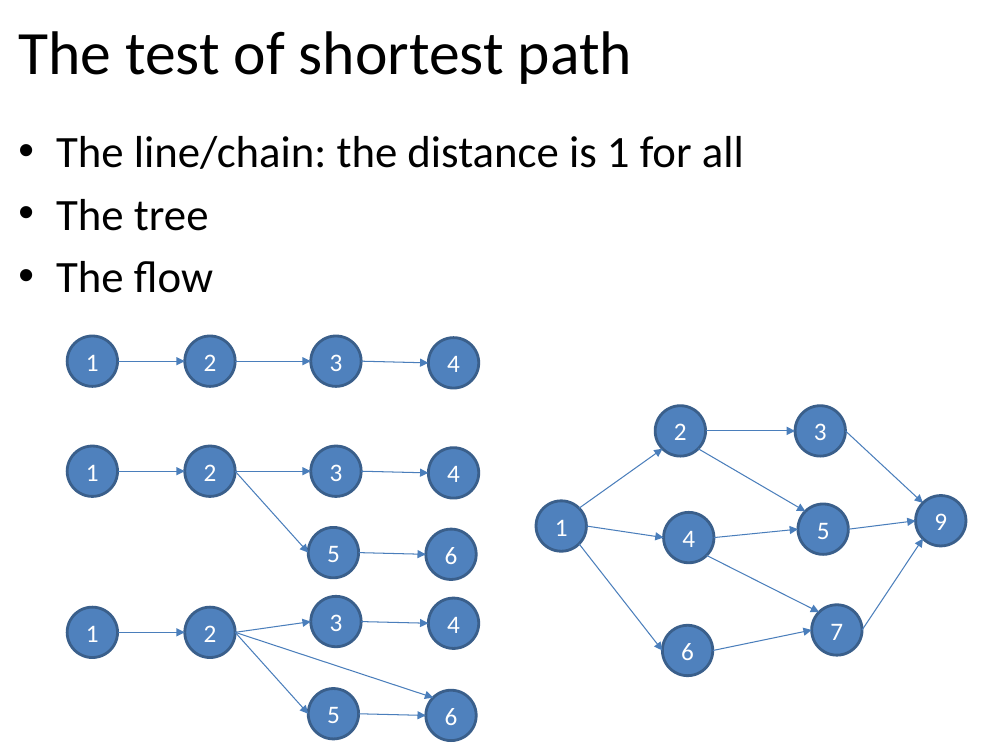
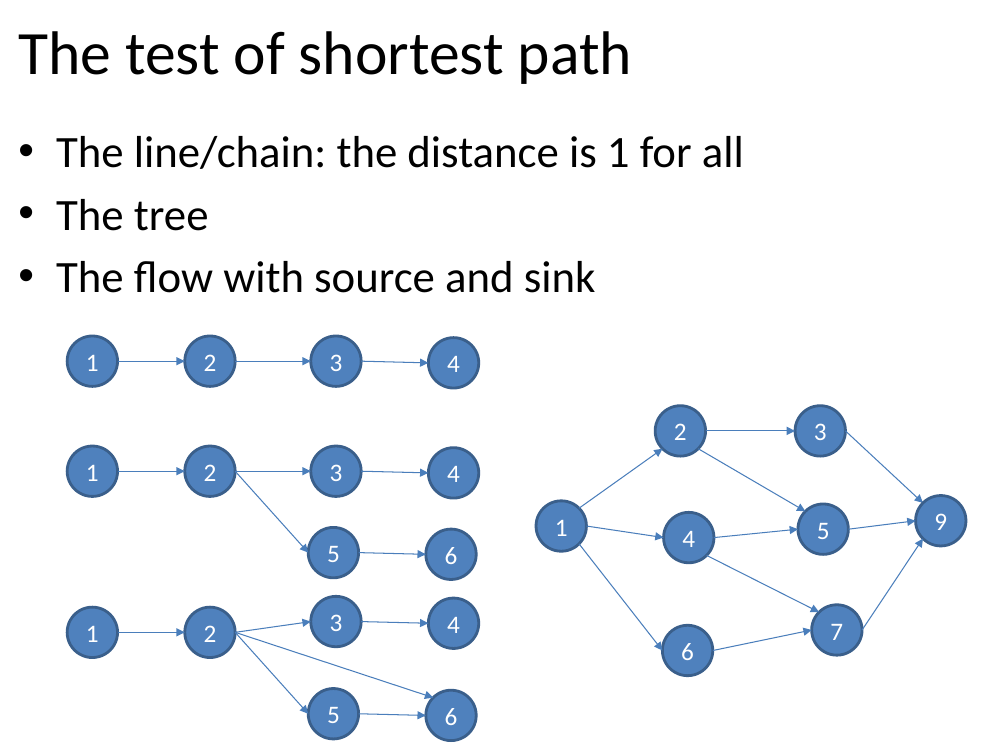
Before and after one commit to tutrunghieu/dsa-2017-java-tutorial, a slide deck: slide 47 of dsa2017-java-online/handouts/data-day07-graph/Lecture 12 - Chapter 08 - Graphs - Part 1.pptx. Drawn at 1008x756 pixels with LibreOffice and Linux fonts; fonts in the diff are those of the drawing. Boxes give left, top, right and bottom in pixels: in the first picture for what was removed or moved away, otherwise in the second. Text is boxed around its words. In the diff, an @@ line names an element or a change of style, - is before the commit and + after.

```diff
--- a/dsa2017-java-online/handouts/data-day07-graph/Lecture 12 - Chapter 08 - Graphs - Part 1.pptx
+++ b/dsa2017-java-online/handouts/data-day07-graph/Lecture 12 - Chapter 08 - Graphs - Part 1.pptx
@@ text at (x1=56, y1=261, x2=596, y2=293): text changed @@
-• The flow
+• The flow with source and sink
```
Also in this commit, not shown: 10 other files.
